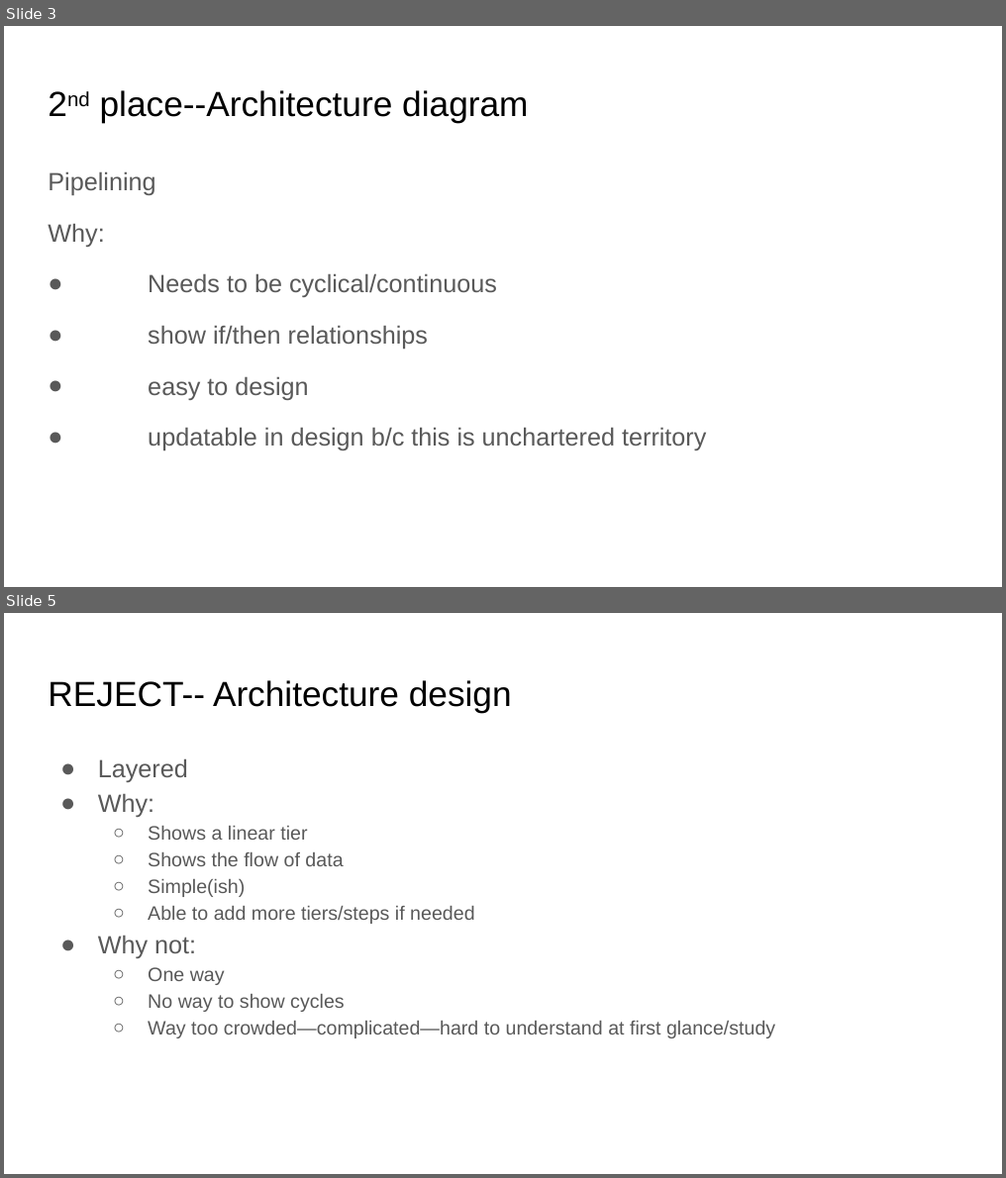
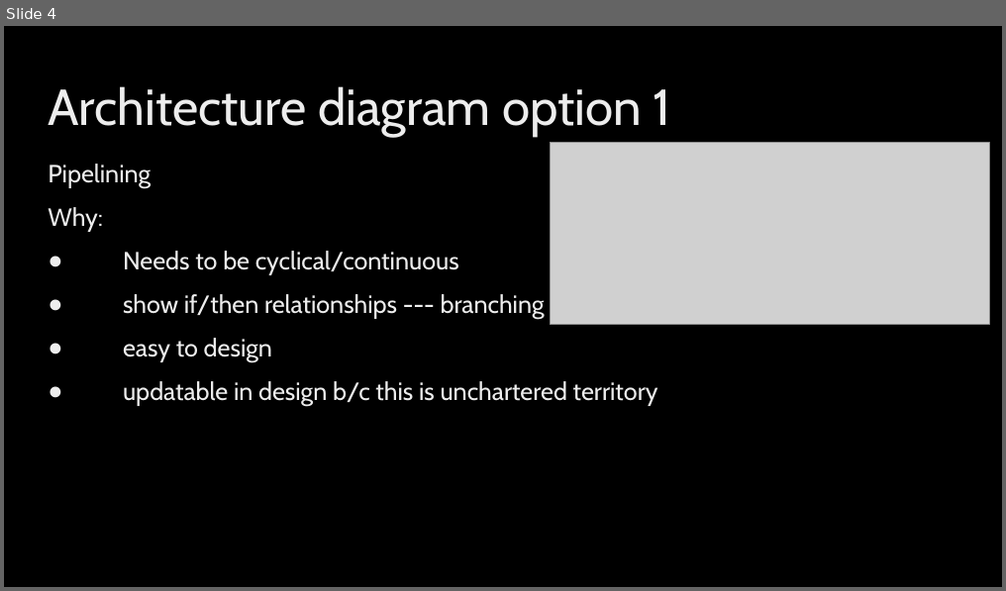
Before and after one commit to N3rdGirl-365/NotificationCentral, a slide deck: Notification Central Arch Pres.pptx. Shown one above the other, each under a label of ours: slides 3 and 5 before the commit, slide 4 after it; the slides between them are not shown. The pictures are 1006x1178 and 1006x591 pixels, drawn with LibreOffice and Linux fonts; fonts in the diff are those of the drawing; grey boxes stand for pictures; background and template pictures are left out. Boxes give left, top, right and bottom in pixels: in the first picture for what was removed or moved away, otherwise in the second. Text is boxed around its words. In the diff, an @@ line names an element or a change of style, - is before the commit and + after.

```diff
--- a/Notification Central Arch Pres.pptx
+++ b/Notification Central Arch Pres.pptx
@@ slide 5 removed at <box>4,613,1002,1174</box>, background #FFFFFF @@
@@ title removed at <box>48,680,512,712</box> @@
-REJECT-- Architecture design
@@ text removed at <box>98,759,775,1039</box> @@
-● Layered
-● Why:
-  ○ Shows a linear tier
-  ○ Shows the flow of data
-  ○ Simple(ish)
-  ○ Able to add more tiers/steps if needed
-● Why not:
-  ○ One way
-  ○ No way to show cycles
-  ○ Way too crowded—complicated—hard to understand at first glance/study
@@ what was slide 3 is now slide 4 @@
@@ slide 4 changed as well @@
@@ background #FFFFFF to picture (left out) @@
@@ title at <box>48,86,671,136</box>: text changed; size 25.2 to 36.5 pt; font Arial to Cabin; text colour #000000 to gradient #BFBFBF to #EDEDED to #FFFFFF @@
-2nd place--Architecture diagram
+Architecture diagram option 1
@@ picture added at <box>549,143,989,324</box> @@
@@ text at <box>48,164,658,407</box>: font Arial to Cabin, text colour #595959 to gradient #BFBFBF to #EDEDED to #FFFFFF in "Pipelining", "Why:", "Needs to be cyclical/continuous", "easy to design" and 1 more places; line spacing 1.15 to 0.9 @@
@@ text at <box>123,294,545,320</box>: text changed; font Arial to Cabin; text colour #595959 to gradient #BFBFBF to #EDEDED to #FFFFFF @@
-● show if/then relationships
+● show if/then relationships --- branching
```
Also in this commit, not shown: 2 other slides changed, 4 slides added, 4 other slides removed, 6 other files.
